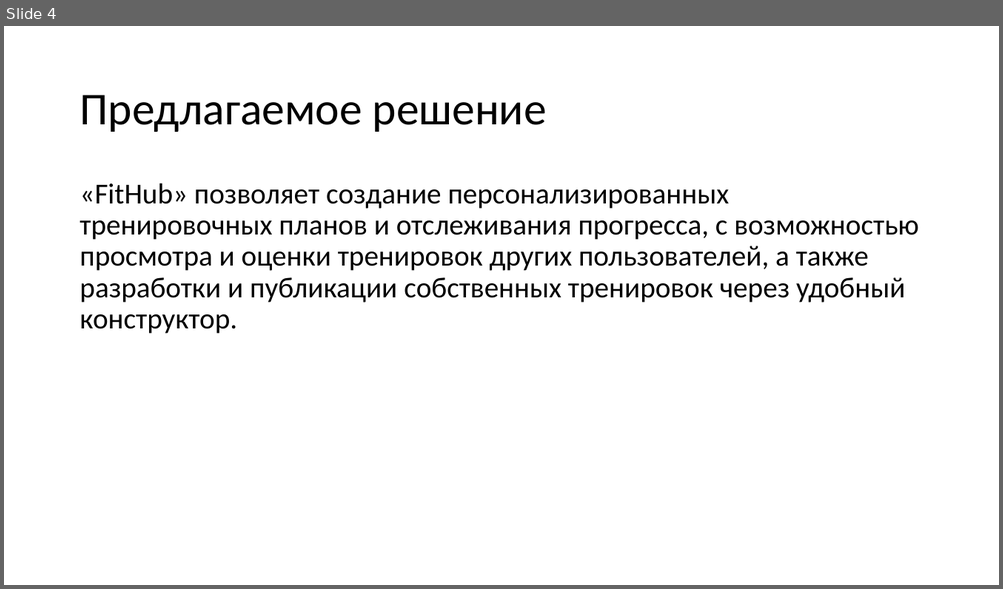
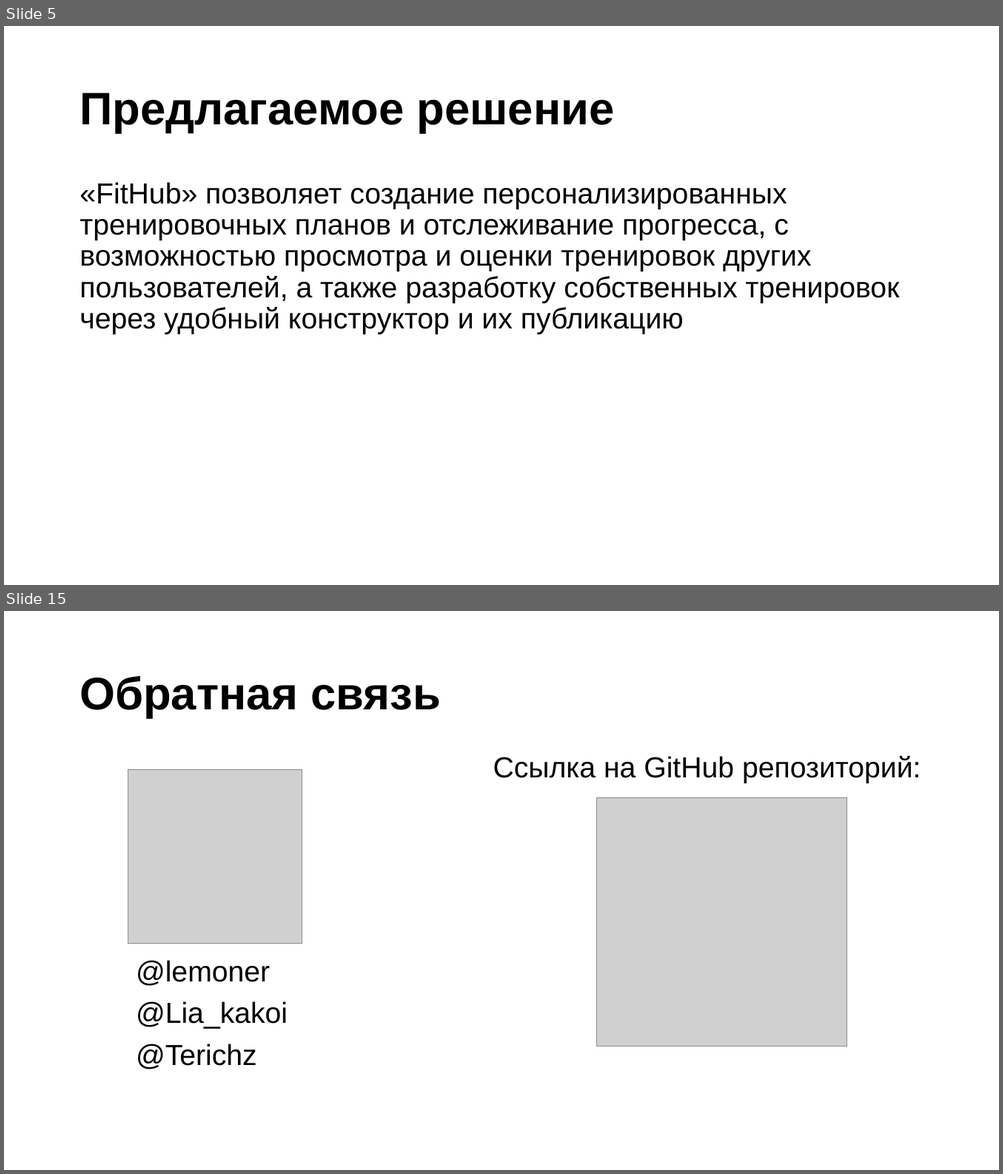
Before and after one commit to partickle/FitHub_Docs, a slide deck: Презентация технического задания.pptx. Shown one above the other, each under a label of ours: slide 4 before the commit, slides 5 and 15 after it; the slides between them are not shown. The pictures are 1003x589 and 1003x1174 pixels, drawn with LibreOffice and Linux fonts; fonts in the diff are those of the drawing; grey boxes stand for pictures. Boxes give left, top, right and bottom in pixels: in the first picture for what was removed or moved away, otherwise in the second. Text is boxed around its words. In the diff, an @@ line names an element or a change of style, - is before the commit and + after.

```diff
--- a/Презентация технического задания.pptx
+++ b/Презентация технического задания.pptx
@@ slide 15 added at [4, 611, 999, 1170], background #FFFFFF @@
@@ title added at [79, 676, 441, 718], 44 pt, text #000000, bold @@
+Обратная связь
@@ text added at [493, 756, 921, 783], 28 pt, text #000000 @@
+Ссылка на GitHub репозиторий:
@@ picture added at [128, 770, 302, 944] @@
@@ picture added at [597, 798, 847, 1047] @@
@@ text added at [136, 960, 287, 1070], 28 pt, text #000000 @@
+@lemoner
+@Lia_kakoi
+@Terichz
@@ what was slide 4 is now slide 5 @@
@@ slide 5 changed as well @@
@@ title "Предлагаемое решение" at [79, 93, 614, 133]: font Calibri to Arial, bold on @@
@@ text at [79, 182, 899, 335]: text changed; font Calibri to Arial @@
-«FitHub» позволяет создание персонализированных тренировочных планов и отслеживания прогресса, с возможностью просмотра и оценки тренировок других пользователей, а также разработки и публикации собственных тренировок через удобный конструктор.
+«FitHub» позволяет создание персонализированных тренировочных планов и отслеживание прогресса, с возможностью просмотра и оценки тренировок других пользователей, а также разработку собственных тренировок через удобный конструктор и их публикацию
```
Also in this commit, not shown: 2 other slides changed, 11 other slides added, 3 slides removed.
